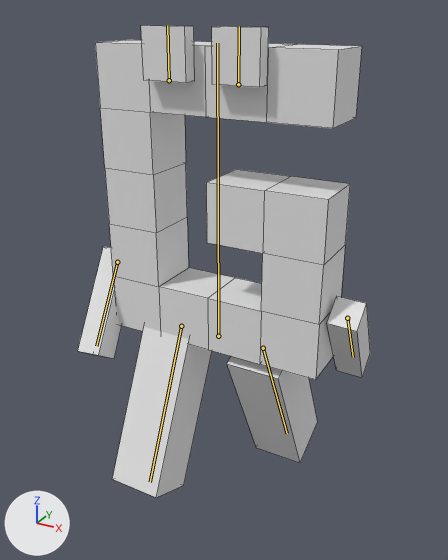
One commit to the Blender file g/g.blend: the scene before it, then after it.
Rendered twice from a 50 mm lens placed at (3.01, -5.36, 5.23), pointed at (0.06, 0.02, 2.54). Lighting does not change. The marker at lower left points along +X, +Y and +Z. Both versions are drawn at frame 12 of the action 'ArmatureAction'; the numbers are the values there. The bones that bend it are drawn over the model as lines. Mesh edges are drawn as thin lines.

Names of what the first picture shows: 'Arm_Left', 'Arm_Right', 'Eye_Left', 'Eye_Right', 'G', 'Leg_Left', 'Leg_RIght'.
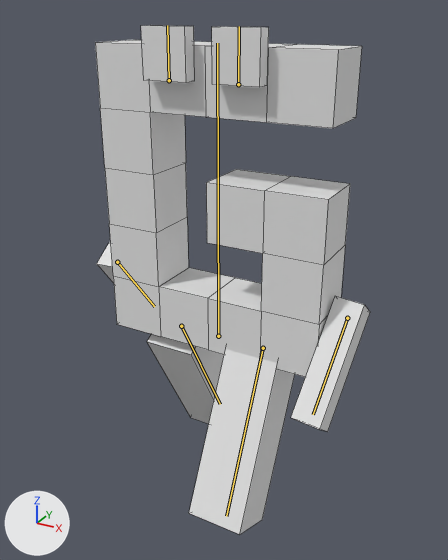
Where the change shows, as pixel boxes (x1, y1, x2, y2) in the pictures (448 x 560 px):
'Leg_Left', posed: before (227, 356, 318, 463); after (189, 349, 295, 534)
'Leg_RIght', posed: before (112, 327, 212, 498); after (147, 334, 224, 424)
'Arm_Left', posed (82% wider, 65% taller): before (327, 296, 370, 378); after (291, 296, 370, 432)
'Arm_Right', posed: before (78, 247, 122, 359); after (97, 243, 114, 283)
bone 'Leg_Left', root to tip: before (263, 348) to (287, 433); after (263, 348) to (226, 516)
bone 'Leg_Right', root to tip: before (181, 326) to (150, 482); after (181, 326) to (220, 404)
bone 'Arm_Right', root to tip: before (117, 262) to (96, 346); after (117, 262) to (154, 306)
bone 'Arm_Left', root to tip: before (347, 318) to (353, 357); after (347, 318) to (313, 414)

The change in detail:
Bone 'Leg_Left' (bone_leg_left) turns from (0, 0, 26) to (0, 0, -27) degrees about its own x, y and z.
Bone 'Leg_Right' (bone_leg_right) turns from (0, 0, -25) to (0, 0, 29) degrees about its own x, y and z.
Bone 'Arm_Right' (bone_arm_right) turns from (1, -2, -35) to (1, 2, 36) degrees about its own x, y and z.
Bone 'Arm_Left' (bone_arm_left) turns from (1, -3, -38) to (1, 3, 37) degrees about its own x, y and z.
